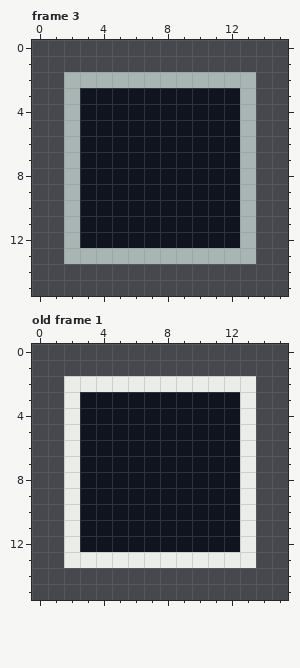
Pixel-art file: assets/images/btn.aseprite. The picture above was drawn from the file before the commit.
16x16 pixels, 3 frames. Shown: frame 3, old frame 1.
New version:
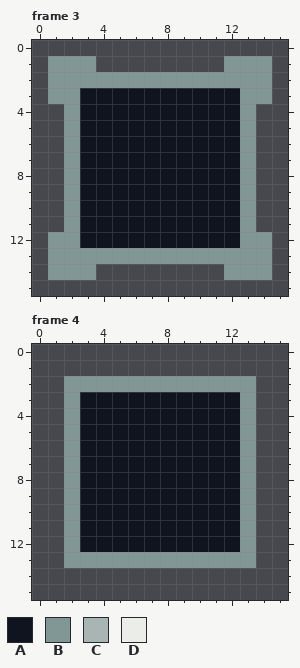
Palette (. is transparent): A #10141f  B #819796  C #a8b5b2  D #ebede9
A new or re-ordered frame is compared with the old frame closest to it.
Changes in this commit:
frames 3 -> 4
--- frame 3
@@ x 0..15 @@
  0 ................
- 1 ................
- 2 ..CCCCCCCCCCCC..
- 3 ..CAAAAAAAAAAC..
- 4 ..CAAAAAAAAAAC..
- 5 ..CAAAAAAAAAAC..
- 6 ..CAAAAAAAAAAC..
- 7 ..CAAAAAAAAAAC..
- 8 ..CAAAAAAAAAAC..
- 9 ..CAAAAAAAAAAC..
-10 ..CAAAAAAAAAAC..
-11 ..CAAAAAAAAAAC..
-12 ..CAAAAAAAAAAC..
-13 ..CCCCCCCCCCCC..
-14 ................
+ 1 .BBB........BBB.
+ 2 .BBBBBBBBBBBBBB.
+ 3 .BBAAAAAAAAAABB.
+ 4 ..BAAAAAAAAAAB..
+ 5 ..BAAAAAAAAAAB..
+ 6 ..BAAAAAAAAAAB..
+ 7 ..BAAAAAAAAAAB..
+ 8 ..BAAAAAAAAAAB..
+ 9 ..BAAAAAAAAAAB..
+10 ..BAAAAAAAAAAB..
+11 ..BAAAAAAAAAAB..
+12 .BBAAAAAAAAAABB.
+13 .BBBBBBBBBBBBBB.
+14 .BBB........BBB.
 15 ................
--- frame 4 is new; against old frame 1
@@ x 0..15 @@
  1 ................
- 2 ..DDDDDDDDDDDD..
- 3 ..DAAAAAAAAAAD..
- 4 ..DAAAAAAAAAAD..
- 5 ..DAAAAAAAAAAD..
- 6 ..DAAAAAAAAAAD..
- 7 ..DAAAAAAAAAAD..
- 8 ..DAAAAAAAAAAD..
- 9 ..DAAAAAAAAAAD..
-10 ..DAAAAAAAAAAD..
-11 ..DAAAAAAAAAAD..
-12 ..DAAAAAAAAAAD..
-13 ..DDDDDDDDDDDD..
+ 2 ..BBBBBBBBBBBB..
+ 3 ..BAAAAAAAAAAB..
+ 4 ..BAAAAAAAAAAB..
+ 5 ..BAAAAAAAAAAB..
+ 6 ..BAAAAAAAAAAB..
+ 7 ..BAAAAAAAAAAB..
+ 8 ..BAAAAAAAAAAB..
+ 9 ..BAAAAAAAAAAB..
+10 ..BAAAAAAAAAAB..
+11 ..BAAAAAAAAAAB..
+12 ..BAAAAAAAAAAB..
+13 ..BBBBBBBBBBBB..
 14 ................
